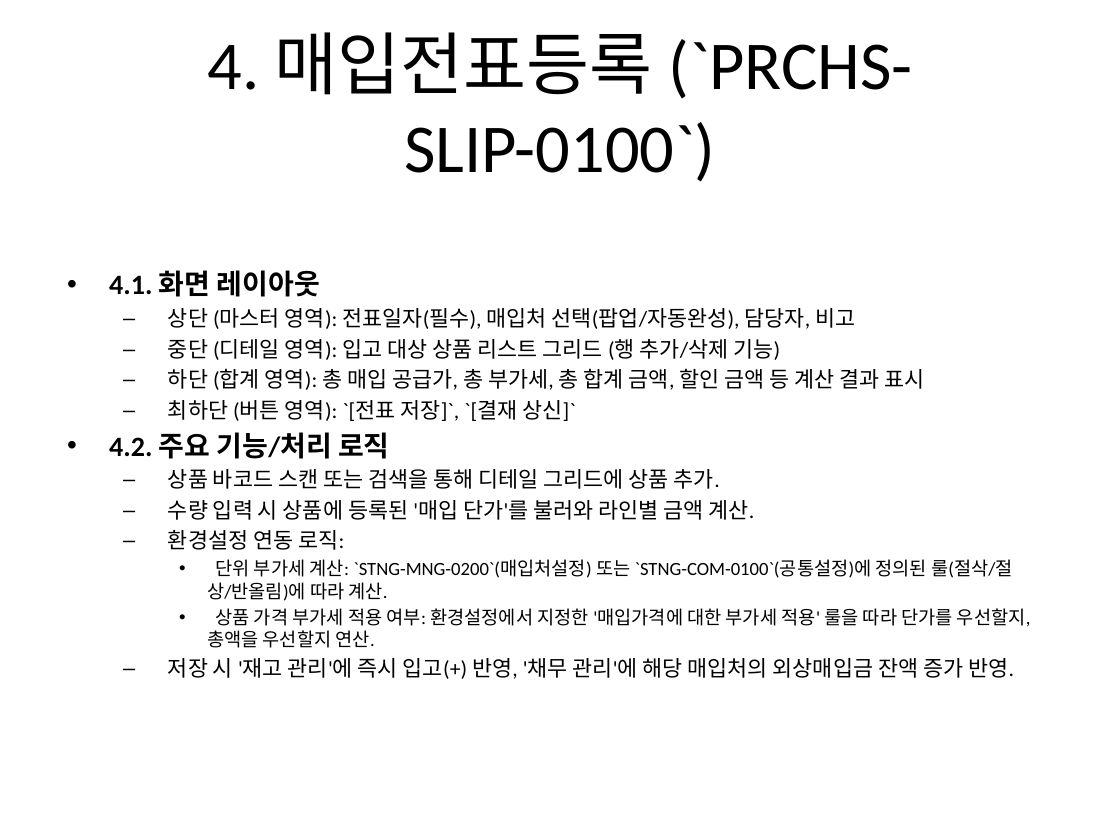
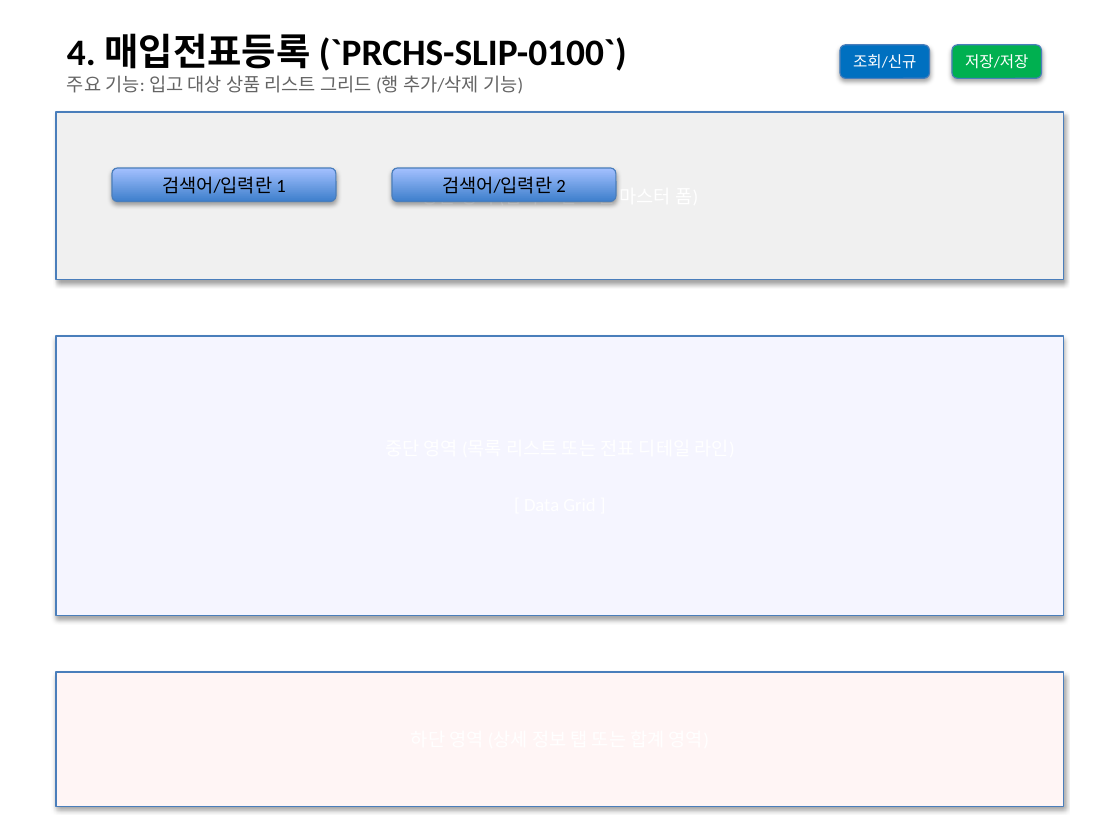
Before and after one commit to sooil-c/PSA-DOCS, a slide deck: slide 5 of 02_설계/화면정의서.pptx. Drawn at 1120x840 pixels with LibreOffice and Linux fonts; fonts in the diff are those of the drawing. Boxes give left, top, right and bottom in pixels: in the first picture for what was removed or moved away, otherwise in the second. Text is boxed around its words. In the diff, an @@ line names an element or a change of style, - is before the commit and + after.

```diff
--- a/02_설계/화면정의서.pptx
+++ b/02_설계/화면정의서.pptx
@@ text "4. 매입전표등록 (`PRCHS-SLIP-0100`)" moved from (x1=207, y1=32, x2=912, y2=182) to (x1=67, y1=33, x2=627, y2=71) @@
@@ text "4. 매입전표등록 (`PRCHS-SLIP-0100`)" at (x1=67, y1=33, x2=627, y2=71): size 44 to 24 pt, bold on; alignment centre to left; vertical alignment middle to top @@
@@ rounded rectangle added at (x1=840, y1=45, x2=930, y2=78), fill #0070C0, outline #4B7EBC 0.75 pt, 10 pt, text #FFFFFF @@
+조회/신규
@@ rounded rectangle added at (x1=952, y1=45, x2=1042, y2=78), fill #00B050, outline #4B7EBC 0.75 pt, 10 pt, text #FFFFFF @@
+저장/저장
@@ text added at (x1=67, y1=75, x2=523, y2=94), 12 pt, text #646464 @@
+주요 기능: 입고 대상 상품 리스트 그리드 (행 추가/삭제 기능)
@@ rectangle added at (x1=56, y1=112, x2=1064, y2=280), fill #F0F0F0, outline #4B7EBC 0.75 pt, 12 pt, text #FFFFFF @@
+상단 영역 (검색 조건 또는 마스터 폼)
@@ rounded rectangle added at (x1=112, y1=168, x2=336, y2=202), fill gradient #3F80CE to #A4C4FF, outline #4B7EBC 0.75 pt, 12 pt, text #000000 @@
+검색어/입력란 1
@@ rounded rectangle added at (x1=392, y1=168, x2=616, y2=202), fill gradient #3F80CE to #A4C4FF, outline #4B7EBC 0.75 pt, 12 pt, text #000000 @@
+검색어/입력란 2
@@ text removed at (x1=109, y1=270, x2=1031, y2=679) @@
-• 4.1. 화면 레이아웃
-  – 상단 (마스터 영역): 전표일자(필수), 매입처 선택(팝업/자동완성), 담당자, 비고
-  – 중단 (디테일 영역): 입고 대상 상품 리스트 그리드 (행 추가/삭제 기능)
-  – 하단 (합계 영역): 총 매입 공급가, 총 부가세, 총 합계 금액, 할인 금액 등 계산 결과 표시
-  – 최하단 (버튼 영역): `[전표 저장]`, `[결재 상신]`
-• 4.2. 주요 기능/처리 로직
-  – 상품 바코드 스캔 또는 검색을 통해 디테일 그리드에 상품 추가.
-  – 수량 입력 시 상품에 등록된 '매입 단가'를 불러와 라인별 금액 계산.
-  – 환경설정 연동 로직:
-    • 단위 부가세 계산: `STNG-MNG-0200`(매입처설정) 또는 `STNG-COM-0100`(공통설정)에 정의된 룰(절삭/절상/반올림)에 따라 계산.
-    • 상품 가격 부가세 적용 여부: 환경설정에서 지정한 '매입가격에 대한 부가세 적용' 룰을 따라 단가를 우선할지, 총액을 우선할지 연산.
-  – 저장 시 '재고 관리'에 즉시 입고(+) 반영, '채무 관리'에 해당 매입처의 외상매입금 잔액 증가 반영.
@@ rectangle added at (x1=56, y1=336, x2=1064, y2=616), fill #F5F5FF, outline #4B7EBC 0.75 pt @@
@@ rectangle added at (x1=56, y1=672, x2=1064, y2=806), fill #FFF5F5, outline #4B7EBC 0.75 pt @@
```
Also in this commit, not shown: 5 other slides changed, 4 slides added, 4 slides removed.
